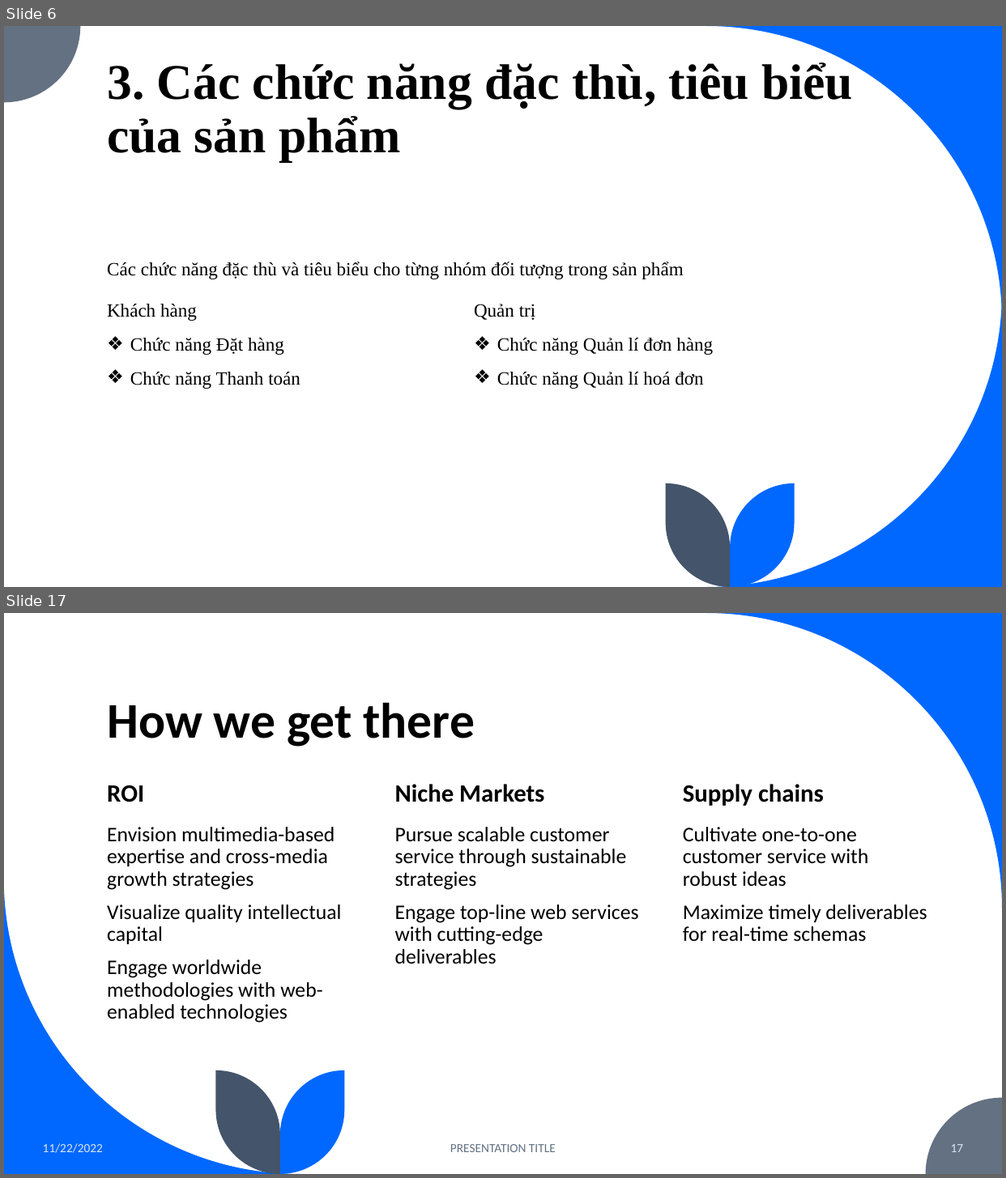
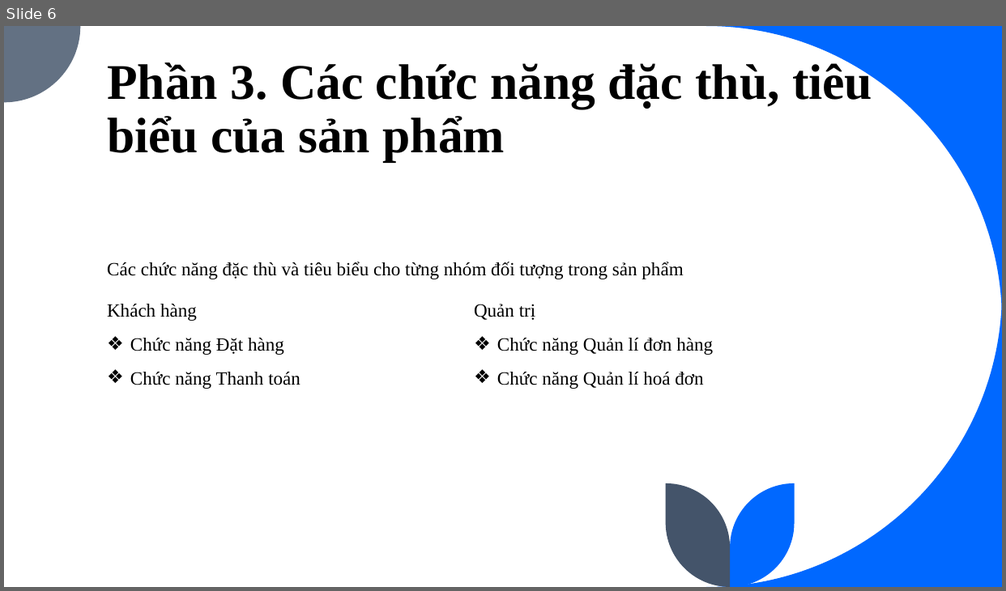
Before and after one commit to EdgarIgnite16/SGU-Course, a slide deck: Nam3_HK1/CNPM_SoftTech/N6_ECommerce_Fashion247.pptx. Shown one above the other, each under a label of ours: slides 6 and 17 before the commit, slide 6 after it; the slides between them are not shown. The pictures are 1006x1178 and 1006x591 pixels, drawn with LibreOffice and Linux fonts; fonts in the diff are those of the drawing. Boxes give left, top, right and bottom in pixels: in the first picture for what was removed or moved away, otherwise in the second. Text is boxed around its words. In the diff, an @@ line names an element or a change of style, - is before the commit and + after.

```diff
--- a/Nam3_HK1/CNPM_SoftTech/N6_ECommerce_Fashion247.pptx
+++ b/Nam3_HK1/CNPM_SoftTech/N6_ECommerce_Fashion247.pptx
@@ slide 17 removed at (x1=4, y1=613, x2=1002, y2=1174), background #FFFFFF @@
@@ freeform shape removed at (x1=706, y1=613, x2=1002, y2=909) @@
@@ title removed at (x1=107, y1=702, x2=475, y2=747) @@
-How we get there
@@ text removed at (x1=107, y1=785, x2=144, y2=803) @@
-ROI
@@ text removed at (x1=395, y1=784, x2=544, y2=803) @@
-Niche Markets
@@ text removed at (x1=683, y1=784, x2=824, y2=806) @@
-Supply chains
@@ text removed at (x1=107, y1=827, x2=342, y2=1023) @@
-Envision multimedia-based expertise and cross-media growth strategies
-Visualize quality intellectual capital
-Engage worldwide methodologies with web-enabled technologies
@@ text removed at (x1=395, y1=827, x2=638, y2=965) @@
-Pursue scalable customer service through sustainable strategies
-Engage top-line web services with cutting-edge deliverables
@@ text removed at (x1=683, y1=827, x2=927, y2=942) @@
-Cultivate one-to-one customer service with robust ideas
-Maximize timely deliverables for real-time schemas
@@ freeform shape removed at (x1=4, y1=879, x2=300, y2=1174) @@
@@ freeform shape removed at (x1=216, y1=1071, x2=281, y2=1174) @@
@@ freeform shape removed at (x1=281, y1=1071, x2=345, y2=1174) @@
@@ freeform shape removed at (x1=926, y1=1098, x2=1002, y2=1174) @@
@@ text removed at (x1=43, y1=1144, x2=103, y2=1153) @@
-11/22/2022
@@ text removed at (x1=450, y1=1144, x2=556, y2=1152) @@
-PRESENTATION TITLE
@@ page number removed at (x1=951, y1=1144, x2=964, y2=1152) @@
-17
@@ slide 6 changed as well @@
@@ title at (x1=107, y1=60, x2=872, y2=162): text changed @@
-3. Các chức năng đặc thù, tiêu biểu của sản phẩm
+Phần 3. Các chức năng đặc thù, tiêu biểu của sản phẩm
```
Also in this commit, not shown: 4 other slides changed, 14 slides added, 12 other slides removed, 3 other files.
